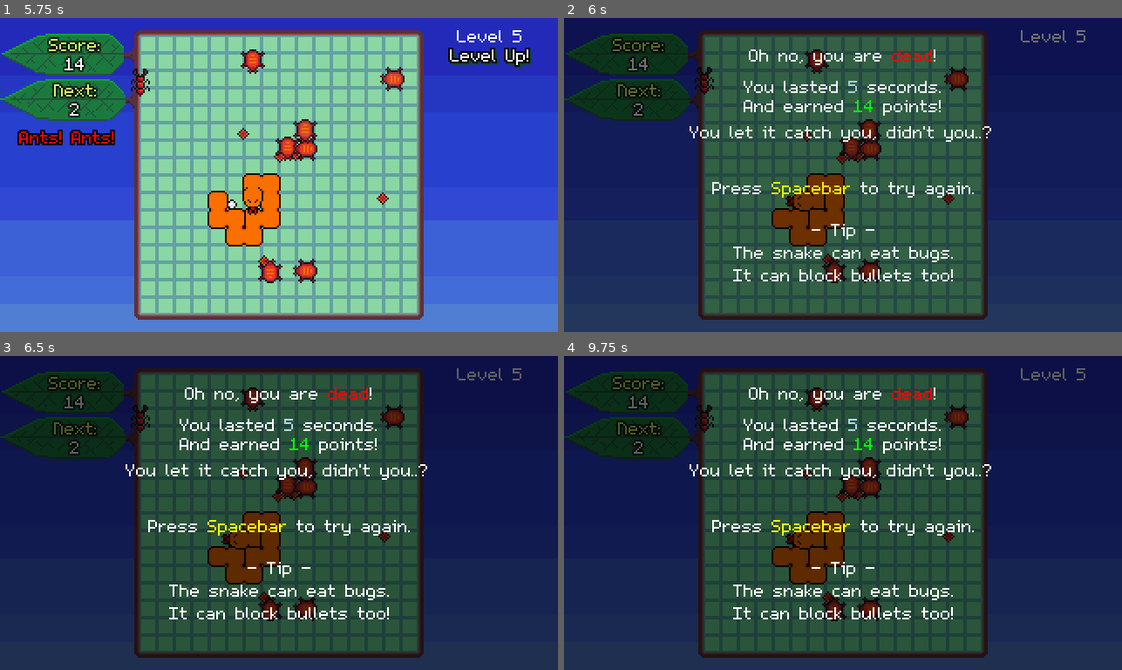
Above: before the commit, frames 1-4 (two rows, left to right).
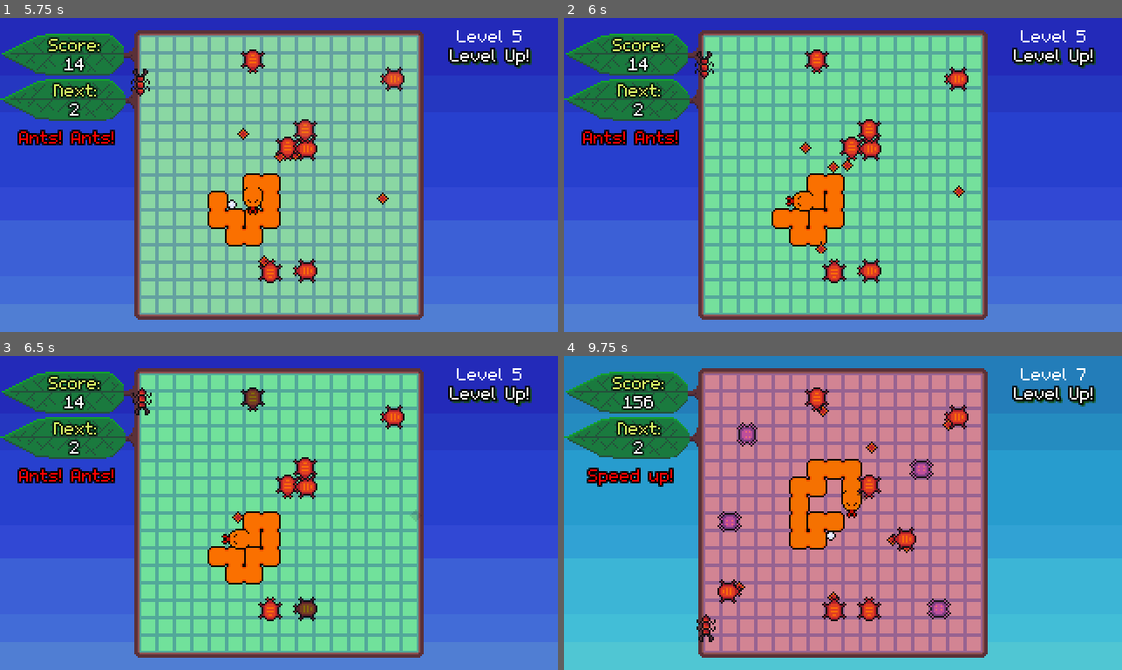
Above: after the commit, the same moments.

Repository: bdunko/Pellet
Game: Godot game, scene res://main.tscn
Two runs of this game, one before a commit and one after it. Both use one fixed random seed, a clock stepped at 60 frames per second and the inputs below.
Inputs:
- Up to frame 1 (5.75 s): tap Enter at 0.5 s; hold D (right) 0.53-1.28 s; hold S (down) 1.28-2.03 s; hold D (right) 2.03-2.78 s; hold W (up) 2.78-3.53 s; hold A (left) 3.53-5.03 s; hold S (down) from 5.03 s (still down)
- Up to frame 2 (6 s): release S (down) at 5.78 s; hold D (right) from 5.78 s (still down)
- Up to frame 3 (6.5 s): keep holding D (right)
- Up to frame 4 (9.75 s): release D (right) at 6.53 s; hold W (up) 6.53-7.28 s; hold D (right) 7.28-8.03 s; hold S (down) 8.03-8.78 s; hold A (left) 8.78-9.53 s; hold W (up) from 9.53 s (still down)

Frame 1 is identical in both runs. In frame 2, 99% of the frame differs, in the area x 0-100%, y 0-100%; in frame 3, 99%; in frame 4, 99%.
Error before the commit: Parse Error: Cannot assign a new value to a constant. (res://moon.gd:39)

Commit message:
Just kidding, this one is though

Diff:
--- a/main.gd
+++ b/main.gd
@@ -42,10 +42,10 @@
 
 var GRID_COLORS = [null, Color(119/255.0, 233/255.0, 71/255.0), Color(202/255.0, 205/255.0, 71/255.0),Color(181/255.0, 181/255.0, 71/255.0),
 Color(222/255.0, 181/255.0, 190/255.0),Color(113/255.0, 225/255.0, 155/255.0), Color(234/255.0, 226/255.0, 155/255.0), Color(203/255.0, 105/255.0, 145/255.0),
-Color(231/255.0, 121/255.0, 41/255.0), Color(100/255.0, 28/255.0, 55/255.0),Color(168/255.0, 85/255.0, 211/255.0), Color(56/255.0, 134/255.0, 170/255.0),
+Color(219/255.0, 146/255.0, 94/255.0), Color(224/255.0, 117/255.0, 157/255.0),Color(168/255.0, 85/255.0, 211/255.0), Color(56/255.0, 134/255.0, 170/255.0),
 Color(106/255.0, 88/255.0, 225/255.0), Color(209/255.0, 82/255.0, 73/255.0), Color(73/255.0, 209/255.0, 91/255.0), Color(178/255.0, 222/255.0, 91/255.0),
-Color(91/255.0, 222/255.0, 215/255.0), Color(163/255.0, 111/255.0, 222/255.0), Color(222/255.0, 109/255.0, 131/255.0), Color(0, 0, 0)]
-var MAX_GRID_COLOR = Color(25, 25, 25)
+Color(91/255.0, 222/255.0, 215/255.0), Color(163/255.0, 111/255.0, 222/255.0), Color(222/255.0, 109/255.0, 131/255.0), Color(25, 25, 25)]
+var MAX_GRID_COLOR = Color(25/255.0, 25/255.0, 25/255.0)
 var grid_color= GRID_COLORS[1]
 
 const NEXT_LEVEL_TIPS = [
--- a/moon.gd
+++ b/moon.gd
@@ -33,7 +33,7 @@
 
 const FASTER_RATE = 0.66
 const FASTEST_RATE = 0.33
-const fire_speed = 0
+var fire_speed = 0
 
 func fire_faster():
 	fire_speed += 1
--- a/pellet.gd
+++ b/pellet.gd
@@ -29,7 +29,9 @@
 	position = STARTING_POS
 
 func _on_dead_hitbox_body_entered(_body):
-	emit_signal("dead")
+	#emit_signal("dead")
+	pass
 
 func _on_dead_hitbox_area_entered(_area):
-	emit_signal("dead")
+	#emit_signal("dead")
+	pass
